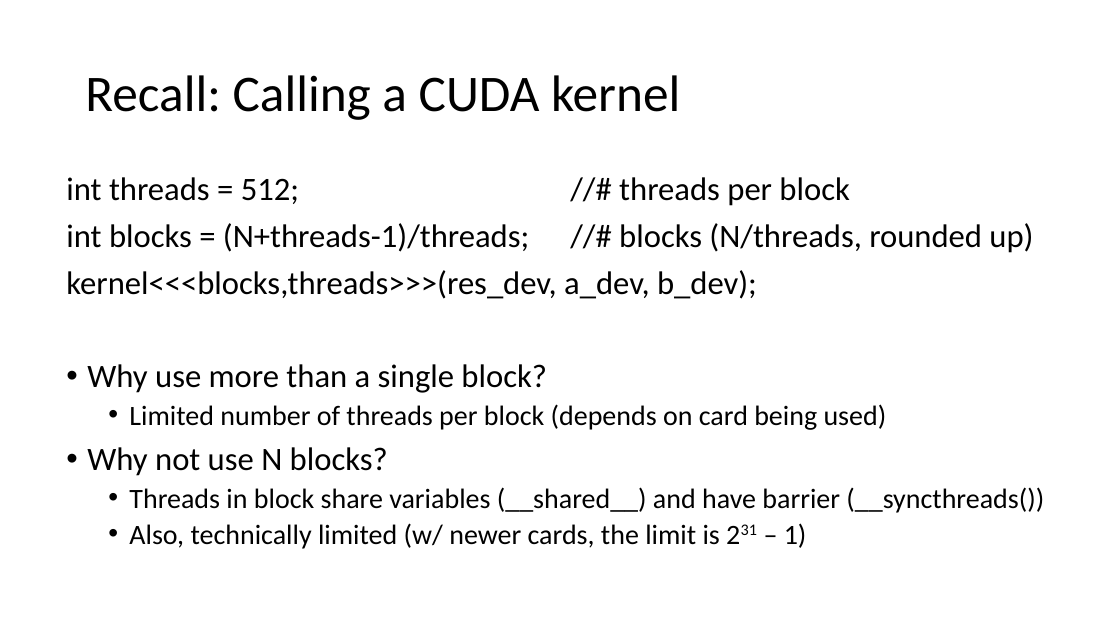
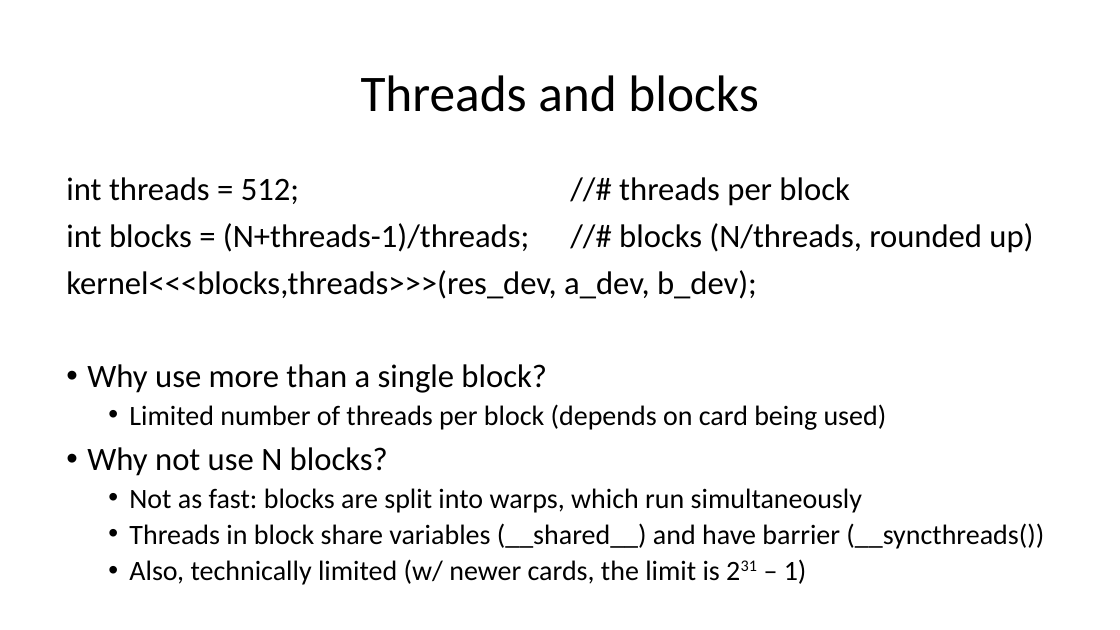
Before and after one commit to TeachingUndergradsCHC/modules, a slide deck: slide 16 of Programming/cuda/lecture_slides_pi.pptx (slide 10 before the commit). Drawn at 1120x630 pixels with LibreOffice and Linux fonts; fonts in the diff are those of the drawing. Boxes give left, top, right and bottom in pixels: in the first picture for what was removed or moved away, otherwise in the second. Text is boxed around its words. In the diff, an @@ line names an element or a change of style, - is before the commit and + after.

```diff
--- a/Programming/cuda/lecture_slides_pi.pptx
+++ b/Programming/cuda/lecture_slides_pi.pptx
@@ title at [361, 75, 758, 112]: text changed @@
-Recall: Calling a CUDA kernel
+Threads and blocks
@@ text at [129, 488, 862, 513]: paragraph added @@
+  • Not as fast: blocks are split into warps, which run simultaneously
```
Also in this commit, not shown: 10 other slides changed, 7 slides added, 1 slide removed, 3 other files.
